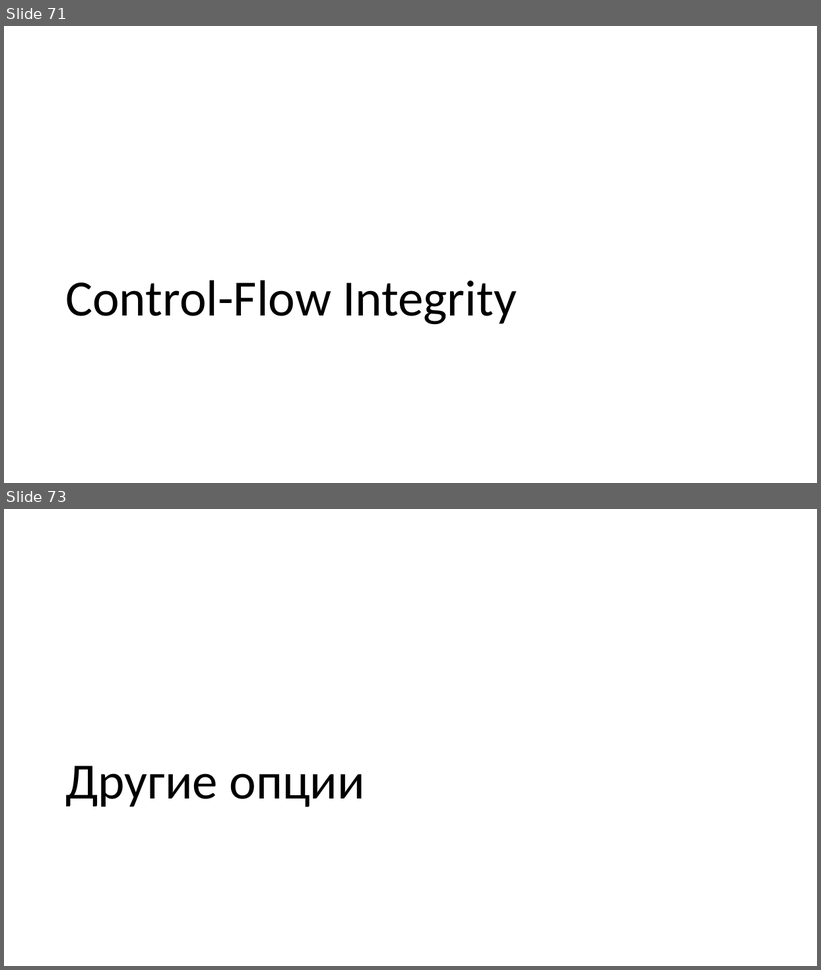
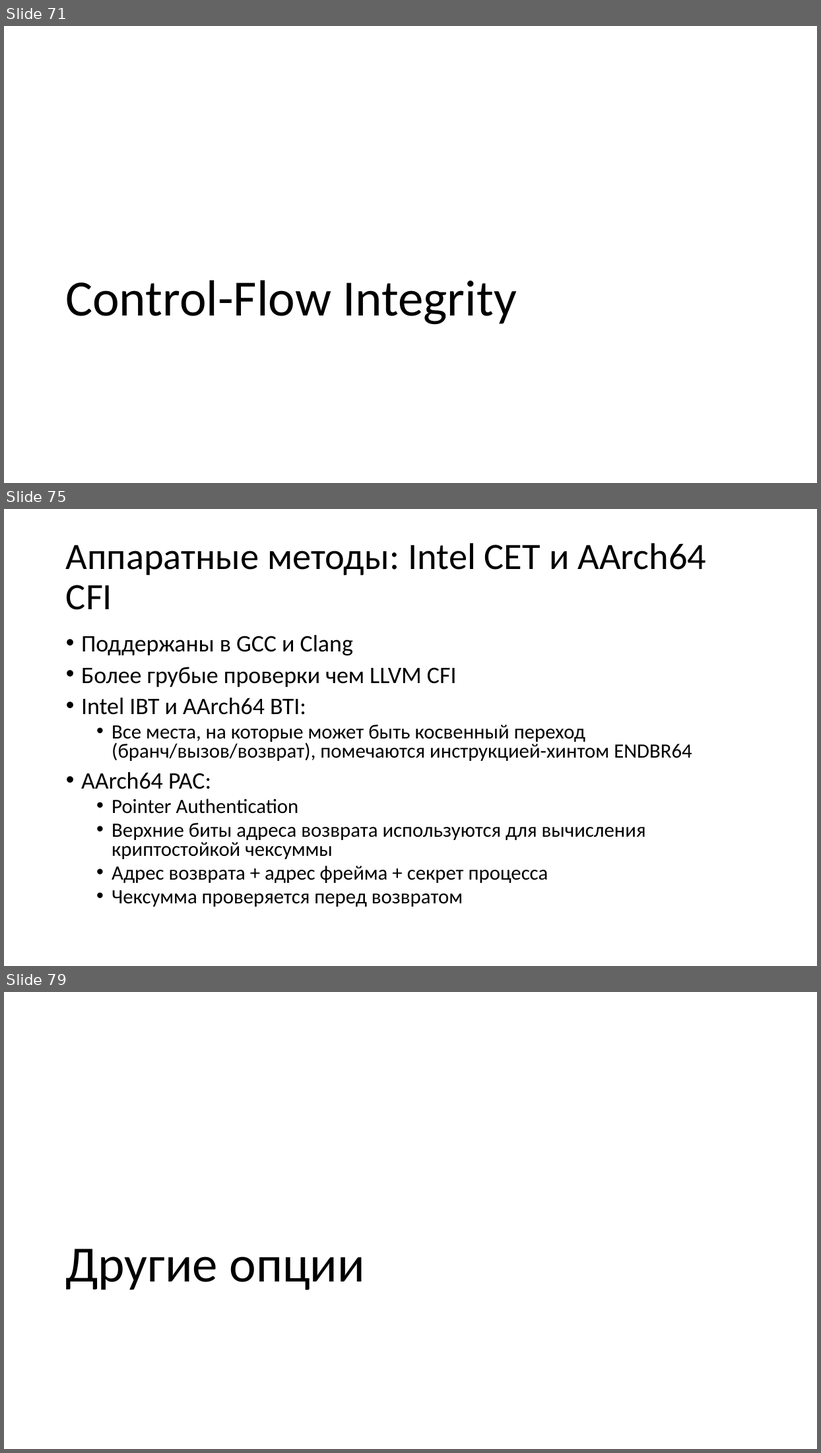
Before and after one commit to yugr/slides, a slide deck: CppZeroCost/2025/RU.pptx. Shown one above the other, each under a label of ours: slides 71 and 73 before the commit, slides 71, 75 and 79 after it; the slides between them are not shown. The pictures are 821x970 and 821x1453 pixels, drawn with LibreOffice and Linux fonts; fonts in the diff are those of the drawing. Boxes give left, top, right and bottom in pixels: in the first picture for what was removed or moved away, otherwise in the second. Text is boxed around its words. In the diff, an @@ line names an element or a change of style, - is before the commit and + after.

```diff
--- a/CppZeroCost/2025/RU.pptx
+++ b/CppZeroCost/2025/RU.pptx
@@ slide 75 added at bbox=[4, 509, 817, 966], background #FFFFFF @@
@@ title added at bbox=[66, 543, 706, 610], 44 pt, text #000000 @@
+Аппаратные методы: Intel CET и AArch64 CFI
@@ text added at bbox=[81, 635, 692, 907], 24 pt, text #000000 @@
+• Поддержаны в GCC и Clang
+• Более грубые проверки чем LLVM CFI
+• Intel IBT и AArch64 BTI:
+  • Все места, на которые может быть косвенный переход (бранч/вызов/возврат), помечаются инструкцией-хинтом ENDBR64
+• AArch64 PAC:
+  • Pointer Authentication
+  • Верхние биты адреса возврата используются для вычисления криптостойкой чексуммы
+  • Адрес возврата + адрес фрейма + секрет процесса
+  • Чексумма проверяется перед возвратом
@@ what was slide 73 is now slide 79 @@
```
Also in this commit, not shown: 6 other slides added, 1 slide removed, 1 other file.
